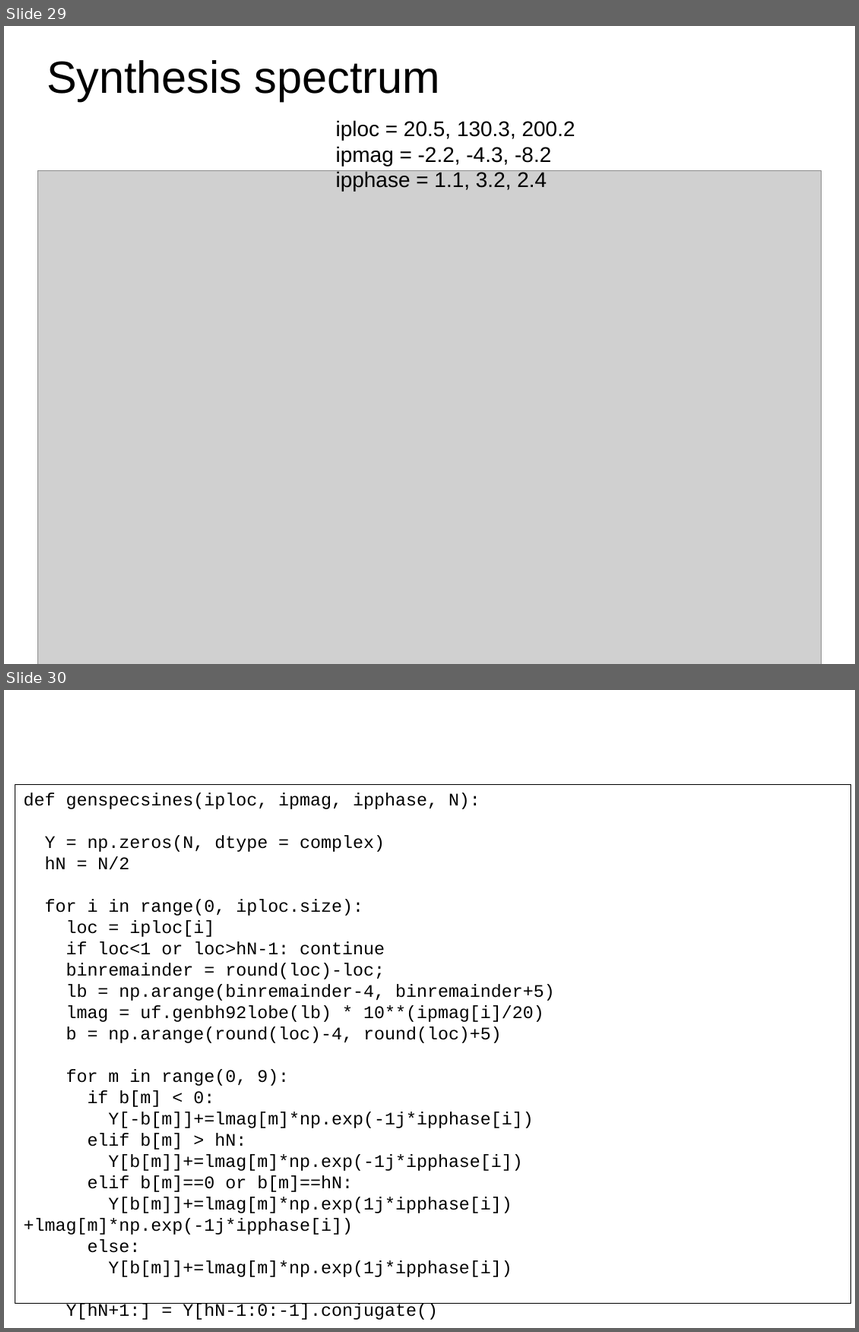
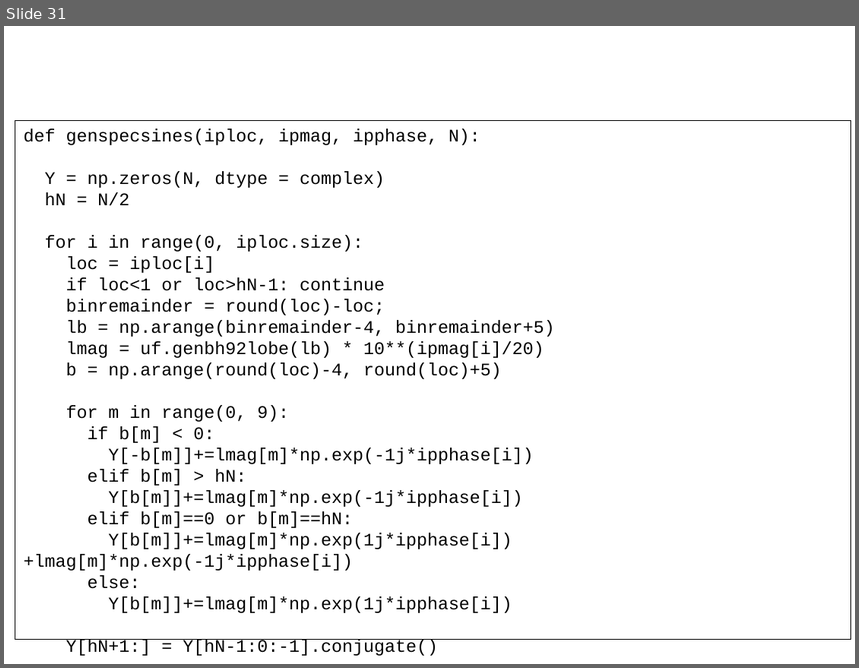
Before and after one commit to MTG/sms-tools, a slide deck: teaching-material/lectures/lect5-Sinusoidal-model/5-Sinusoidal-Model.odp. Shown one above the other, each under a label of ours: slides 29 and 30 before the commit, slide 31 after it. The pictures are 859x1332 and 859x668 pixels, drawn with LibreOffice and Linux fonts; fonts in the diff are those of the drawing; grey boxes stand for pictures. Boxes give left, top, right and bottom in pixels: in the first picture for what was removed or moved away, otherwise in the second. Text is boxed around its words. In the diff, an @@ line names an element or a change of style, - is before the commit and + after.

```diff
--- a/teaching-material/lectures/lect5-Sinusoidal-model/5-Sinusoidal-Model.odp
+++ b/teaching-material/lectures/lect5-Sinusoidal-model/5-Sinusoidal-Model.odp
@@ slide 29 removed at bbox=[4, 26, 855, 664], background #FFFFFF @@
@@ title removed at bbox=[47, 60, 440, 101] @@
-Synthesis spectrum
@@ text removed at bbox=[336, 120, 576, 191] @@
-iploc = 20.5, 130.3, 200.2
-ipmag = -2.2, -4.3, -8.2
-ipphase = 1.1, 3.2, 2.4
@@ picture removed at bbox=[38, 170, 821, 664] @@
@@ what was slide 30 is now slide 31 @@
```
Also in this commit, not shown: 11 slides changed, 2 slides added, 26 other files.
